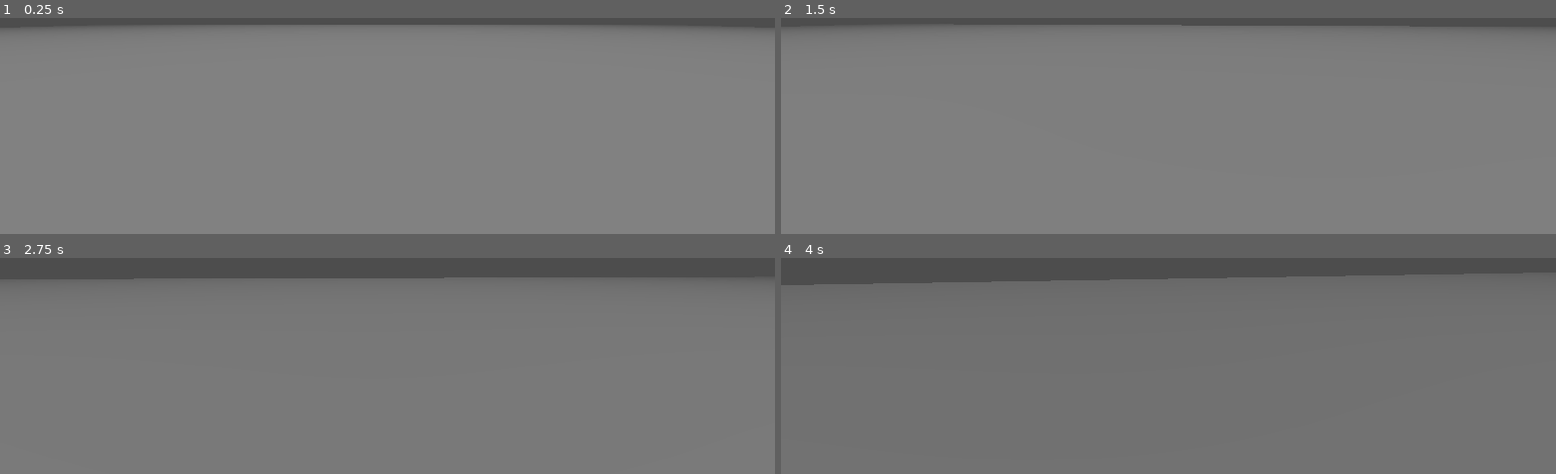
Above: before the commit, frames 1-4 (two rows, left to right).
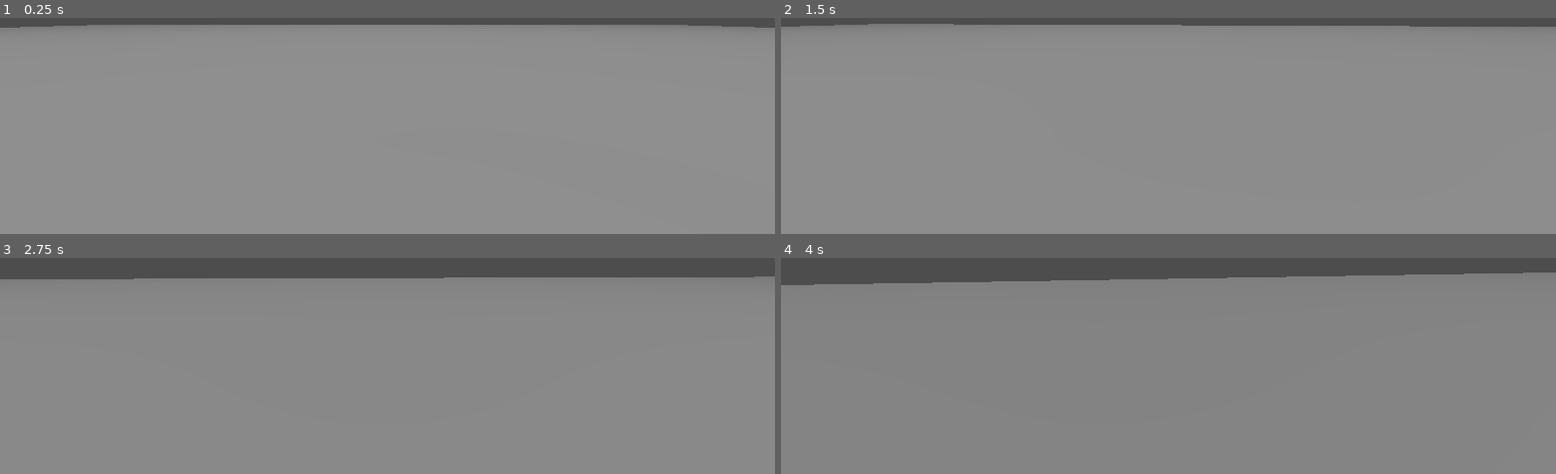
Above: after the commit, the same moments.

Repository: V3AI-Seven/school-maze-game
Game: Godot game, scene res://scenes/game/maze.tscn
Same seed, same stepped clock (60 frames per second), same inputs: the game is played once before the commit and once after it.
Inputs (mouse positions are in pixels of both pictures, inside the frame that each line leads up to):
- Up to frame 1 (0.25 s): no input
- Up to frame 2 (1.5 s): tap Enter at 0.5 s; move the mouse to (outside the picture) at 0.52 s; hold Shift 0.53-1.28 s; hold W from 0.53 s (still down); tap Space at 1.25 s; move the mouse to (1129, 18) at 1.27 s; tap Shift at 1.35 s
- Up to frame 3 (2.75 s): keep holding W; tap Enter at 2 s; move the mouse to (outside the picture) at 2.02 s; hold Shift from 2.03 s (still down)
- Up to frame 4 (4 s): keep holding W; tap Space at 2.75 s; move the mouse to (1160, 264) at 2.77 s; release Shift at 2.78 s; tap Shift at 2.85 s; tap Enter at 3.5 s; move the mouse to (1222, 262) at 3.52 s; hold Shift from 3.53 s (still down)

The runs differ from the first frame. In frame 1, 0.6% of the frame differs, in the area x 0-100%, y 3-6%; in frame 2, 0.7%, in the area x 0-100%, y 2-6%; in frame 3, 0.6%; in frame 4, 0.4%.

Commit message:
A template for the vanishing walls

Diff:
--- a/scenes/game/maze.tscn
+++ b/scenes/game/maze.tscn
@@ -1,7 +1,8 @@
-[gd_scene load_steps=4 format=3 uid="uid://i4oylgxamlif"]
+[gd_scene load_steps=5 format=3 uid="uid://i4oylgxamlif"]
 
 [ext_resource type="PackedScene" uid="uid://dpp2l2v8ykxt" path="res://scenes/template_objects/scalable_box.tscn" id="1_tg0fq"]
 [ext_resource type="Script" uid="uid://nlh36ifwdd3u" path="res://scripts/mainGameScripts/player.gd" id="2_2avk5"]
+[ext_resource type="PackedScene" uid="uid://drcrhgijfrqo" path="res://scenes/template_objects/vanishing_box.tscn" id="3_n4o3k"]
 
 [sub_resource type="CapsuleShape3D" id="CapsuleShape3D_0rgi5"]
 
@@ -26,6 +27,9 @@
 transform = Transform3D(1, 0, 1.7484555e-07, 0, 1, 0, -1.7484555e-07, 0, 1, 0, 0, 0)
 
 [node name="OmniLight3D" type="OmniLight3D" parent="."]
-transform = Transform3D(1, 0, 0, 0, 1, 0, 0, 0, 1, 0, 107.95352, 0)
-omni_range = 173.879
+transform = Transform3D(0.9985395, 0, -0.054026533, 0, 1, 0, 0.054026533, 0, 0.9985395, -0.28990936, 107.95352, 0.15808105)
+omni_range = 228.0751
 omni_attenuation = 0.0
+
+[node name="vanishingBox" parent="." instance=ExtResource("3_n4o3k")]
+transform = Transform3D(2.6404576, 0, 0, 0, 2.9142203, 0, 0, 0, 0.18671596, -5.9994755, 2.3311853, 0)
--- a/scenes/template_objects/playerScripts/player.gd
+++ b/scenes/template_objects/playerScripts/player.gd
@@ -1,7 +1,7 @@
 extends CharacterBody3D
 
 const speed = 10
-const sprintSpeed = 15
+const sprint_speed = 15
 const mouse_sensitivity = 0.002
 
 
@@ -16,25 +16,25 @@
 		$Marker3D/Camera3D.rotation.x = clampf($Marker3D/Camera3D.rotation.x, -deg_to_rad(70), deg_to_rad(70))
 
 func _physics_process(_delta):
-	var targetVelocity = Vector3.ZERO
-	var worldTargetVelocity = Vector3.ZERO
-	var targetSpeed = speed
+	var target_velocity = Vector3.ZERO
+	var world_target_velocity = Vector3.ZERO
+	var target_speed = speed
 
 	if Input.is_key_pressed(KEY_SHIFT):
-		targetSpeed = sprintSpeed
+		target_speed = sprint_speed
 
 	if Input.is_key_pressed(KEY_W):
-		targetVelocity.z -= targetSpeed
+		target_velocity.z -= target_speed
 
 	if Input.is_key_pressed(KEY_S):
-		targetVelocity.z += targetSpeed
+		target_velocity.z += target_speed
 
 	if Input.is_key_pressed(KEY_A):
-		targetVelocity.x -= targetSpeed
+		target_velocity.x -= target_speed
 
 	if Input.is_key_pressed(KEY_D):
-		targetVelocity.x += targetSpeed
+		target_velocity.x += target_speed
 
-	worldTargetVelocity = targetVelocity.rotated(Vector3.UP, rotation.y)
-	velocity = worldTargetVelocity
+	world_target_velocity = target_velocity.rotated(Vector3.UP, rotation.y)
+	velocity = world_target_velocity
 	move_and_slide()
--- /dev/null
+++ b/scenes/template_objects/vanishing_box.gd
@@ -0,0 +1,15 @@
+extends Node3D
+
+var should_vanish: bool = false
+
+func vanish_event():
+	print("Player can see the wall!")
+	should_vanish = randi_range(0, 1) == 1
+	if should_vanish:
+		print("Wall Vanishing")
+		$StaticBody3D.visible = false
+		$StaticBody3D/CollisionShape3D.set_deferred("disabled", true) #Disable collision (bad func names :(
+	else:
+		print("Wall appearing")
+		$StaticBody3D.visible = true
+		$StaticBody3D/CollisionShape3D.set_deferred("disabled", false) #Enable collision (bad func names :(
--- /dev/null
+++ b/scenes/template_objects/vanishing_box.tscn
@@ -0,0 +1,25 @@
+[gd_scene load_steps=4 format=3 uid="uid://drcrhgijfrqo"]
+
+[ext_resource type="Script" uid="uid://blj5wnyf20c" path="res://scenes/template_objects/vanishing_box.gd" id="1_qcpt8"]
+
+[sub_resource type="BoxShape3D" id="BoxShape3D_hwjsw"]
+
+[sub_resource type="BoxMesh" id="BoxMesh_sgew4"]
+
+[node name="vanishingBox" type="Node3D"]
+transform = Transform3D(2.6404576, 0, 0, 0, 2.9142203, 0, 0, 0, 0.18671596, 0, 0, 0)
+script = ExtResource("1_qcpt8")
+
+[node name="VisibleOnScreenNotifier3D" type="VisibleOnScreenNotifier3D" parent="."]
+aabb = AABB(-0.49512517, -0.6017631, -0.63724446, 0.99025035, 1.2035263, 1.2744889)
+
+[node name="StaticBody3D" type="StaticBody3D" parent="."]
+
+[node name="CollisionShape3D" type="CollisionShape3D" parent="StaticBody3D"]
+shape = SubResource("BoxShape3D_hwjsw")
+
+[node name="MeshInstance3D" type="MeshInstance3D" parent="StaticBody3D"]
+transform = Transform3D(1, 0, 0, 0, 1.2045612, 0, 0, 0, 1, 0, 0, 0)
+mesh = SubResource("BoxMesh_sgew4")
+
+[connection signal="screen_entered" from="VisibleOnScreenNotifier3D" to="." method="vanish_event"]
--- a/scripts/mainGameScripts/player.gd
+++ b/scripts/mainGameScripts/player.gd
@@ -1,7 +1,7 @@
 extends CharacterBody3D
 
 const speed = 10
-const sprintSpeed = 15
+const sprint_speed = 15
 const mouse_sensitivity = 0.002
 
 
@@ -16,25 +16,25 @@
 		$Marker3D/Camera3D.rotation.x = clampf($Marker3D/Camera3D.rotation.x, -deg_to_rad(70), deg_to_rad(70))
 
 func _physics_process(_delta):
-	var targetVelocity = Vector3.ZERO
-	var worldTargetVelocity = Vector3.ZERO
-	var targetSpeed = speed
+	var target_velocity = Vector3.ZERO
+	var world_target_velocity = Vector3.ZERO
+	var target_speed = speed
 
 	if Input.is_key_pressed(KEY_SHIFT):
-		targetSpeed = sprintSpeed
+		target_speed = sprint_speed
 
 	if Input.is_key_pressed(KEY_W):
-		targetVelocity.z -= targetSpeed
+		target_velocity.z -= target_speed
 
 	if Input.is_key_pressed(KEY_S):
-		targetVelocity.z += targetSpeed
+		target_velocity.z += target_speed
 
 	if Input.is_key_pressed(KEY_A):
-		targetVelocity.x -= targetSpeed
+		target_velocity.x -= target_speed
 
 	if Input.is_key_pressed(KEY_D):
-		targetVelocity.x += targetSpeed
+		target_velocity.x += target_speed
 
-	worldTargetVelocity = targetVelocity.rotated(Vector3.UP, rotation.y)
-	velocity = worldTargetVelocity
+	world_target_velocity = target_velocity.rotated(Vector3.UP, rotation.y)
+	velocity = world_target_velocity
 	move_and_slide()
Not shown, added: scenes/template_objects/vanishing_box.gd.uid
